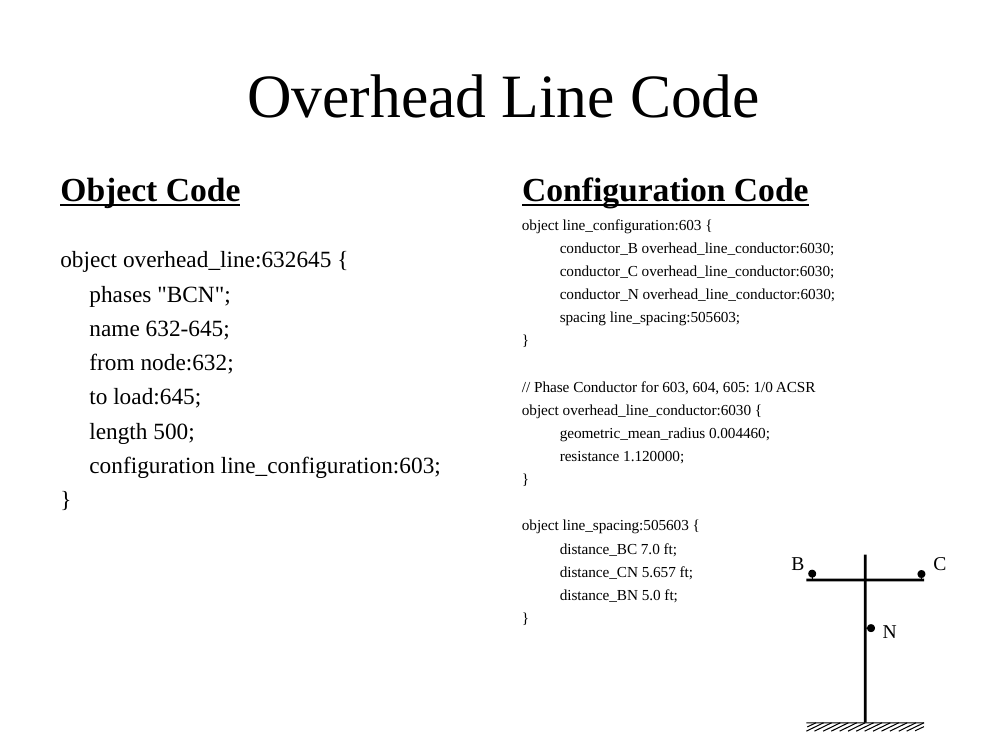
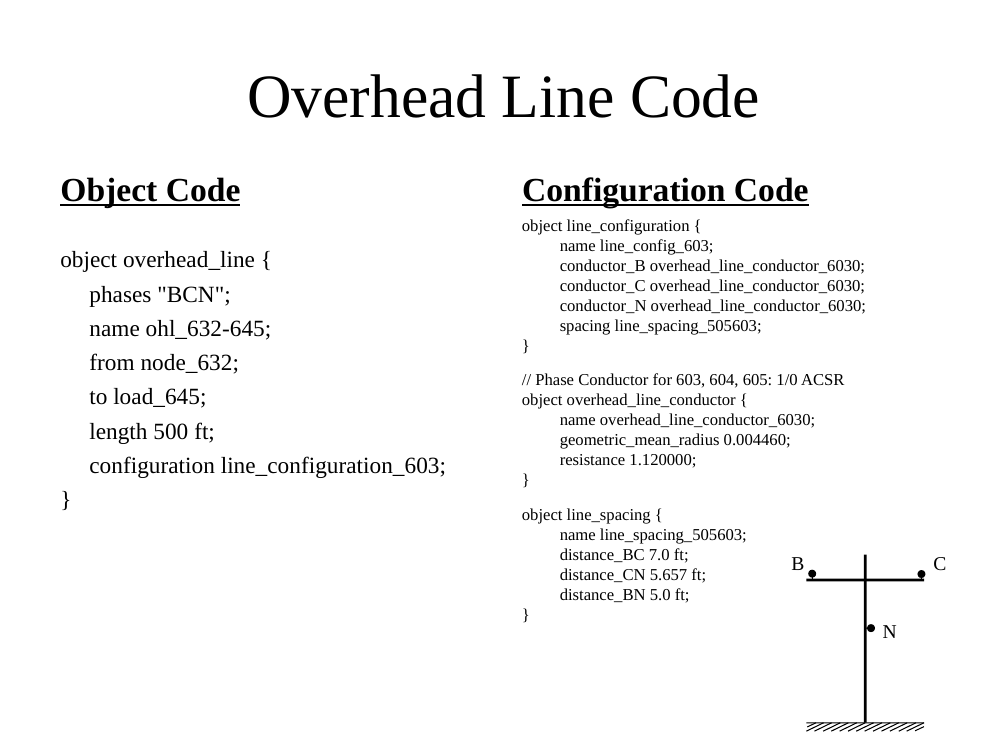
Before and after one commit to gridlab-d/course, a slide deck: slide 13 of ThreeDayCourse_v22/Day1/4.1 - Powerflow Module.ppt. Drawn at 1008x756 pixels with LibreOffice and Linux fonts; fonts in the diff are those of the drawing. Boxes give left, top, right and bottom in pixels: in the first picture for what was removed or moved away, otherwise in the second. Text is boxed around its words. In the diff, an @@ line names an element or a change of style, - is before the commit and + after.

Commit message:
Updates to help prevent propagation of "bad habits" (id numbered objects), as well as other minor touch ups to the presentation.

```diff
--- a/ThreeDayCourse_v22/Day1/4.1 - Powerflow Module.ppt
+++ b/ThreeDayCourse_v22/Day1/4.1 - Powerflow Module.ppt
@@ text at (522,219,866,335): text changed; size 10.8 to 11.9 pt @@
-object line_configuration:603 {
-conductor_B overhead_line_conductor:6030;
-conductor_C overhead_line_conductor:6030;
-conductor_N overhead_line_conductor:6030;
-spacing line_spacing:505603;
+object line_configuration {
+name line_config_603;
+conductor_B overhead_line_conductor_6030;
+conductor_C overhead_line_conductor_6030;
+conductor_N overhead_line_conductor_6030;
+spacing line_spacing_505603;
@@ text at (60,251,255,272): text changed @@
-object overhead_line:632645 {
+object overhead_line {
@@ text at (89,320,446,478): text changed @@
-name 632-645;
-from node:632;
-to load:645;
-length 500;
-configuration line_configuration:603;
+name ohl_632-645;
+from node_632;
+to load_645;
+length 500 ft;
+configuration line_configuration_603;
@@ text at (535,373,844,603): size 10.8 to 11.9 pt in "}", "// Phase Conductor for 603, 604, 605: ...", "geometric_mean_radius 0.004460;", "resistance 1.120000;" and 5 more places; less space between paragraphs @@
@@ text at (522,393,815,428): text changed; size 10.8 to 11.9 pt @@
-object overhead_line_conductor:6030 {
+object overhead_line_conductor {
+name overhead_line_conductor_6030;
@@ text at (522,508,747,543): text changed; size 10.8 to 11.9 pt @@
-object line_spacing:505603 {
+object line_spacing {
+name line_spacing_505603;
```
Also in this commit, not shown: 9 other slides changed, 1 other file.
